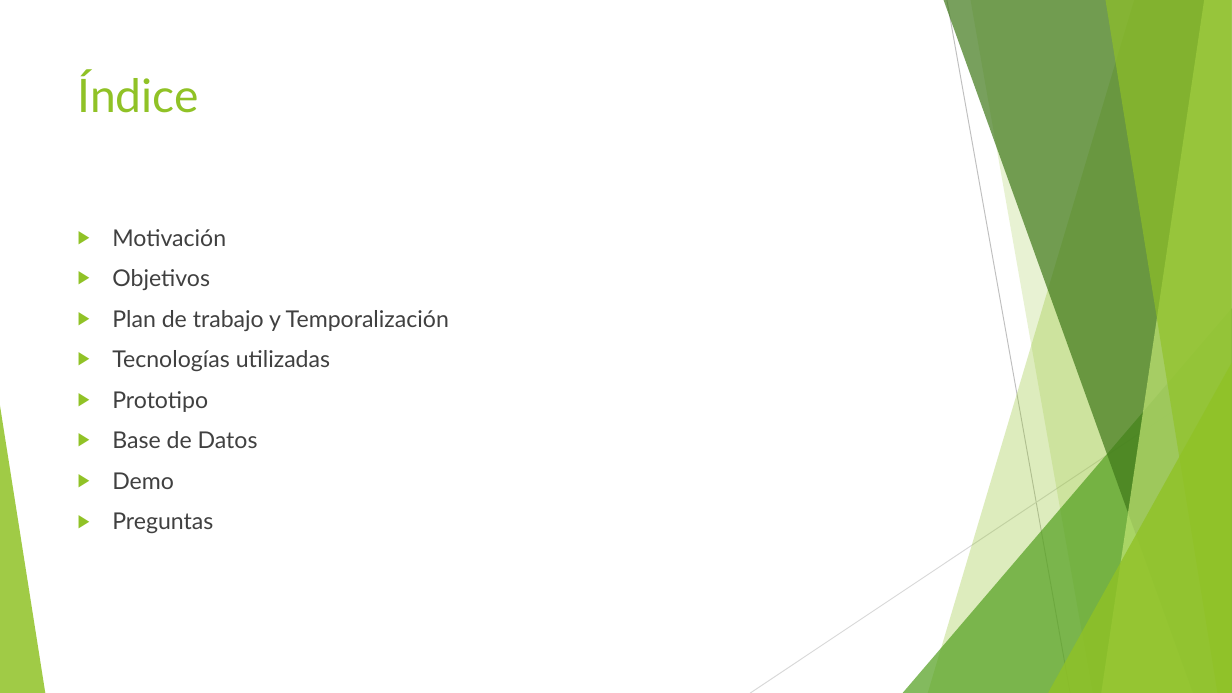
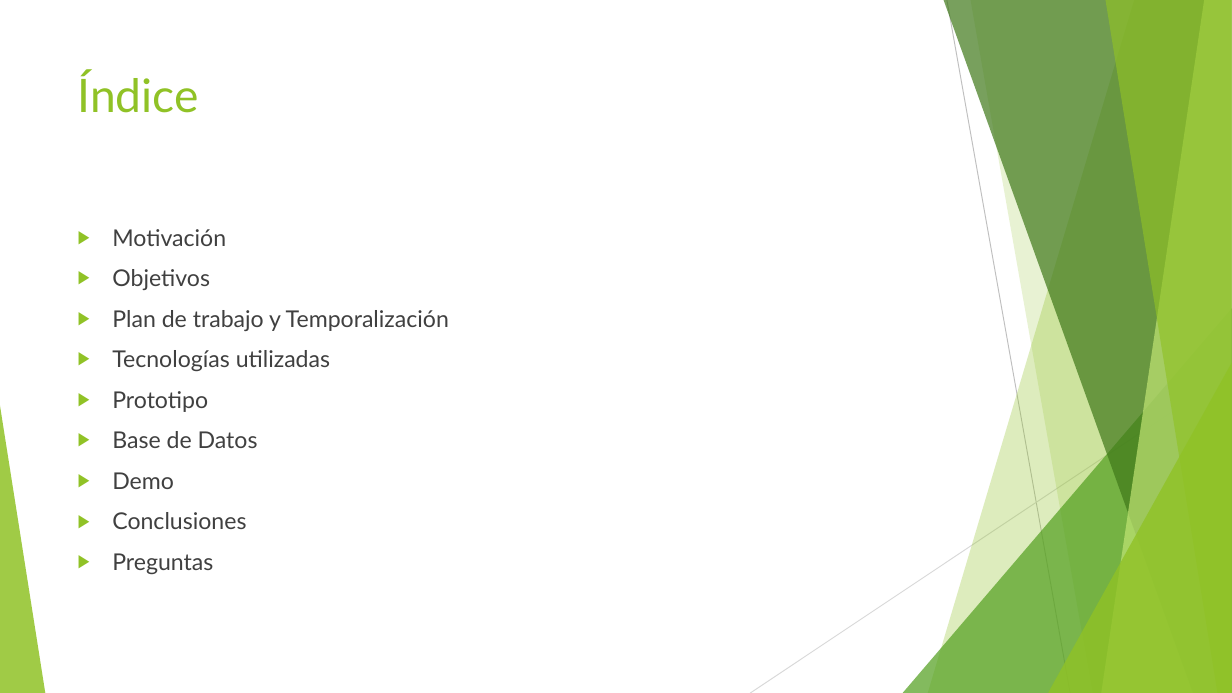
Before and after one commit to AlVelRap/dietario, a slide deck: slide 2 of Presentacion y memorias/Gestor de Dietas.pptx. Drawn at 1232x693 pixels with LibreOffice and Linux fonts; fonts in the diff are those of the drawing. Boxes give left, top, right and bottom in pixels: in the first picture for what was removed or moved away, otherwise in the second. Text is boxed around its words. In the diff, an @@ line names an element or a change of style, - is before the commit and + after.

```diff
--- a/Presentacion y memorias/Gestor de Dietas.pptx
+++ b/Presentacion y memorias/Gestor de Dietas.pptx
@@ text at box(112, 512, 246, 529): paragraph added @@
+▶ Conclusiones
```
Also in this commit, not shown: 5 other slides changed, 9 slides added, 5 other files.
